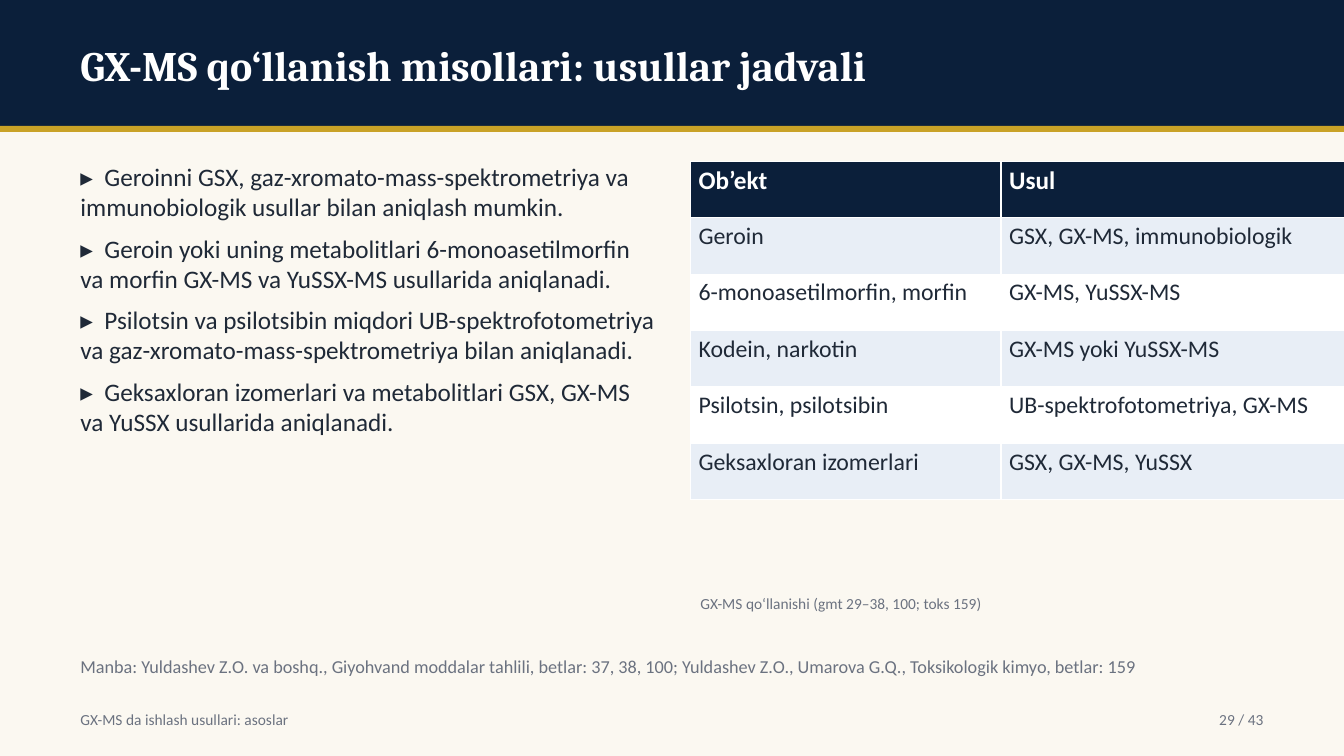
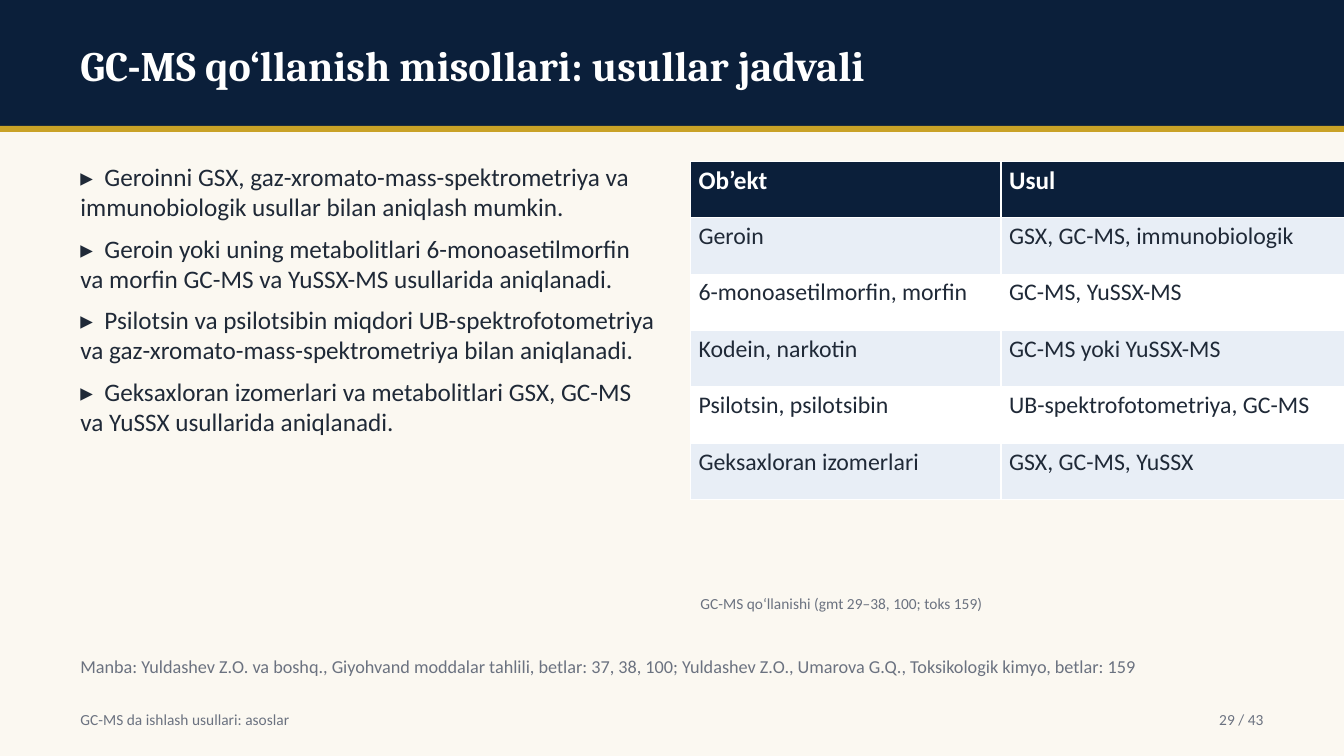
Before and after one commit to davlatsudekspert/forensic-expert, a slide deck: slide 29 of out/instr-03-gcms-asoslar.pptx. Drawn at 1344x756 pixels with LibreOffice and Linux fonts; fonts in the diff are those of the drawing. Boxes give left, top, right and bottom in pixels: in the first picture for what was removed or moved away, otherwise in the second. Text is boxed around its words. In the diff, an @@ line names an element or a change of style, - is before the commit and + after.

```diff
--- a/out/instr-03-gcms-asoslar.pptx
+++ b/out/instr-03-gcms-asoslar.pptx
@@ text at [80, 51, 864, 90]: text changed @@
-GX-MS qo‘llanish misollari: usullar jadvali
+GC-MS qo‘llanish misollari: usullar jadvali
@@ table at [691, 161, 1344, 500] @@
-row 2, column 2: GSX, GX-MS, immunobiologik
+row 2, column 2: GSX, GC-MS, immunobiologik
-row 3, column 2: GX-MS, YuSSX-MS
+row 3, column 2: GC-MS, YuSSX-MS
-row 4, column 2: GX-MS yoki YuSSX-MS
+row 4, column 2: GC-MS yoki YuSSX-MS
-row 5, column 2: UB-spektrofotometriya, GX-MS
+row 5, column 2: UB-spektrofotometriya, GC-MS
-row 6, column 2: GSX, GX-MS, YuSSX
+row 6, column 2: GSX, GC-MS, YuSSX
@@ text at [80, 240, 630, 292]: text changed @@
-▸ Geroin yoki uning metabolitlari 6-monoasetilmorfin va morfin GX-MS va YuSSX-MS usullarida aniqlanadi.
+▸ Geroin yoki uning metabolitlari 6-monoasetilmorfin va morfin GC-MS va YuSSX-MS usullarida aniqlanadi.
@@ text at [80, 383, 631, 435]: text changed @@
-▸ Geksaxloran izomerlari va metabolitlari GSX, GX-MS va YuSSX usullarida aniqlanadi.
+▸ Geksaxloran izomerlari va metabolitlari GSX, GC-MS va YuSSX usullarida aniqlanadi.
@@ text at [700, 598, 982, 612]: text changed @@
-GX-MS qo‘llanishi (gmt 29–38, 100; toks 159)
+GC-MS qo‘llanishi (gmt 29–38, 100; toks 159)
@@ text at [80, 714, 289, 725]: text changed @@
-GX-MS da ishlash usullari: asoslar
+GC-MS da ishlash usullari: asoslar
```
Also in this commit, not shown: 42 other slides changed, 4 other files.
